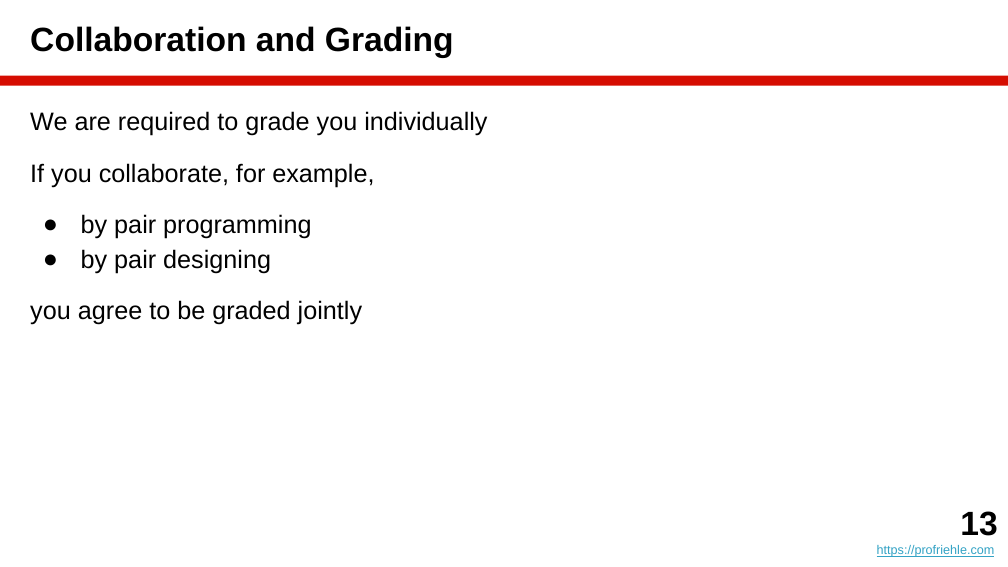
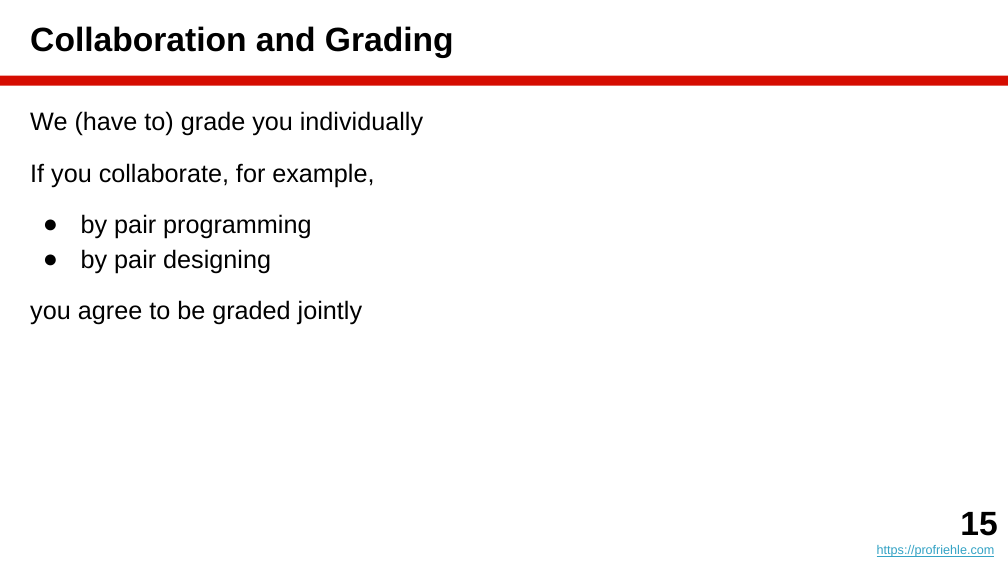
Before and after one commit to dirkriehle/amos-course, a slide deck: slide 15 of Lecture slides/AMOS A01 - Introduction.pptx (slide 13 before the commit). Drawn at 1008x567 pixels with LibreOffice and Linux fonts; fonts in the diff are those of the drawing. Boxes give left, top, right and bottom in pixels: in the first picture for what was removed or moved away, otherwise in the second. Text is boxed around its words. In the diff, an @@ line names an element or a change of style, - is before the commit and + after.

```diff
--- a/Lecture slides/AMOS A01 - Introduction.pptx
+++ b/Lecture slides/AMOS A01 - Introduction.pptx
@@ text at <box>30,111,423,136</box>: text changed @@
-We are required to grade you individually
+We (have to) grade you individually
@@ text at <box>960,512,997,536</box>: text changed @@
-13
+15
```
Also in this commit, not shown: 3 other slides changed, 5 slides added, 18 other files.
